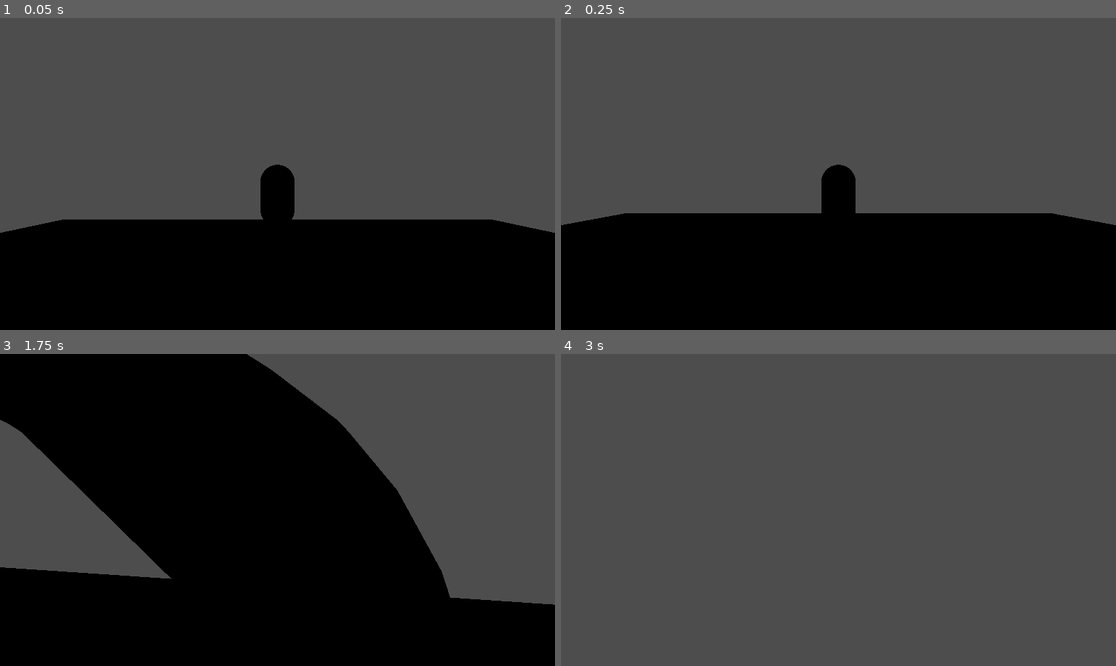
Above: before the commit, frames 1-4 (two rows, left to right).
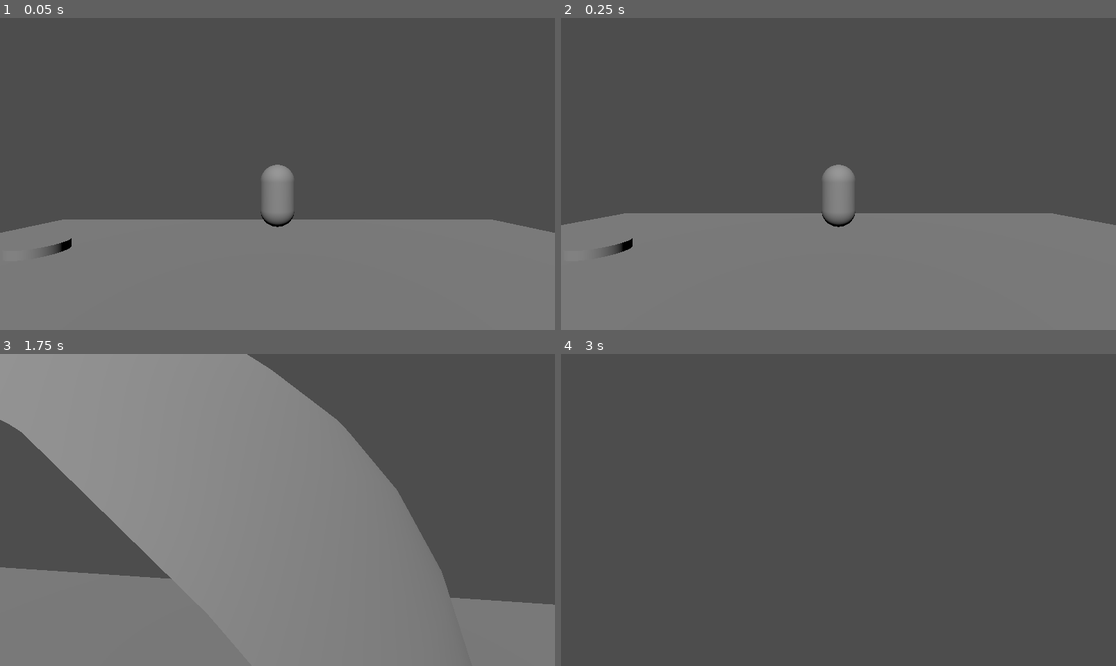
Above: after the commit, the same moments.

Repository: ThreeCoffees/HackYeah2025
Game: Godot game, scene res://test_scenes/leon_test_scene.tscn
Same seed, same stepped clock (60 frames per second), same inputs: the game is played once before the commit and once after it. This scene is started directly instead of the project's main scene.
Inputs (mouse positions are in pixels of both pictures, inside the frame that each line leads up to):
- Up to frame 1 (0.05 s): no input
- Up to frame 2 (0.25 s): no input
- Up to frame 3 (1.75 s): move the mouse to (305, 510) at 0.52 s; hold W (move_forward) from 0.53 s (still down); click (305, 510) at 0.6 s; tap Space (jump) at 0.77, 1.52 s; move the mouse to (249, 510) at 1.27 s; click (249, 510) at 1.35 s
- Up to frame 4 (3 s): keep holding W (move_forward); tap Enter at 2 s; move the mouse to (849, 503) at 2.02 s; click (849, 503) at 2.1 s; move the mouse to (832, 516) at 2.77 s; click (832, 516) at 2.85 s

The runs differ from the first frame. In frame 1, 36% of the frame differs, in the area x 0-100%, y 46-100%; in frame 2, 38%; in frame 3, 67%, in the area x 0-100%, y 0-100%; in frame 4, nothing differs.

Commit message:
add small character

Diff:
--- /dev/null
+++ b/characters/walking_character_small.tscn
@@ -0,0 +1,19 @@
+[gd_scene load_steps=4 format=3 uid="uid://dwilk1ike3iry"]
+
+[ext_resource type="PackedScene" uid="uid://x8ncv8cvkmg5" path="res://characters/walking_character.tscn" id="1_xidai"]
+
+[sub_resource type="CylinderShape3D" id="CylinderShape3D_xidai"]
+height = 0.2
+
+[sub_resource type="CylinderMesh" id="CylinderMesh_aqfx2"]
+height = 0.2
+
+[node name="WalkingCharacterSmall" instance=ExtResource("1_xidai")]
+
+[node name="CollisionShape3D" parent="." index="0"]
+transform = Transform3D(1, 0, 0, 0, 1, 0, 0, 0, 1, 0, 0, 0)
+shape = SubResource("CylinderShape3D_xidai")
+
+[node name="MeshInstance3D" parent="." index="1"]
+transform = Transform3D(1, 0, 0, 0, 1, 0, 0, 0, 1, 0, 0, 0)
+mesh = SubResource("CylinderMesh_aqfx2")
--- a/test_scenes/leon_test_scene.tscn
+++ b/test_scenes/leon_test_scene.tscn
@@ -1,8 +1,9 @@
-[gd_scene load_steps=6 format=3 uid="uid://b8bq1fncgd3gn"]
+[gd_scene load_steps=7 format=3 uid="uid://b8bq1fncgd3gn"]
 
 [ext_resource type="PackedScene" uid="uid://x8ncv8cvkmg5" path="res://characters/walking_character.tscn" id="1_rw8bm"]
 [ext_resource type="PackedScene" uid="uid://dsbnm1yue8ama" path="res://player/player_camera.tscn" id="2_pv81j"]
 [ext_resource type="PackedScene" uid="uid://bto115mhdyubd" path="res://characters/flying_character.tscn" id="3_uagcx"]
+[ext_resource type="PackedScene" uid="uid://dwilk1ike3iry" path="res://characters/walking_character_small.tscn" id="4_nl7uf"]
 
 [sub_resource type="BoxMesh" id="BoxMesh_moyko"]
 size = Vector3(20, 1, 20)
@@ -32,3 +33,9 @@
 
 [node name="FlyingCharacter" parent="." instance=ExtResource("3_uagcx")]
 transform = Transform3D(1, 0, 0, 0, 1, 0, 0, 0, 1, -5.697995, 3.5570292, 0)
+
+[node name="DirectionalLight3D" type="DirectionalLight3D" parent="."]
+transform = Transform3D(1, 0, 0, 0, 0.7544003, 0.6564146, 0, -0.6564146, 0.7544003, 0, 0, 0)
+
+[node name="WalkingCharacterSmall" parent="." instance=ExtResource("4_nl7uf")]
+transform = Transform3D(1, 0, 0, 0, 1, 0, 0, 0, 1, -5.3089113, 0, -5.06216)
